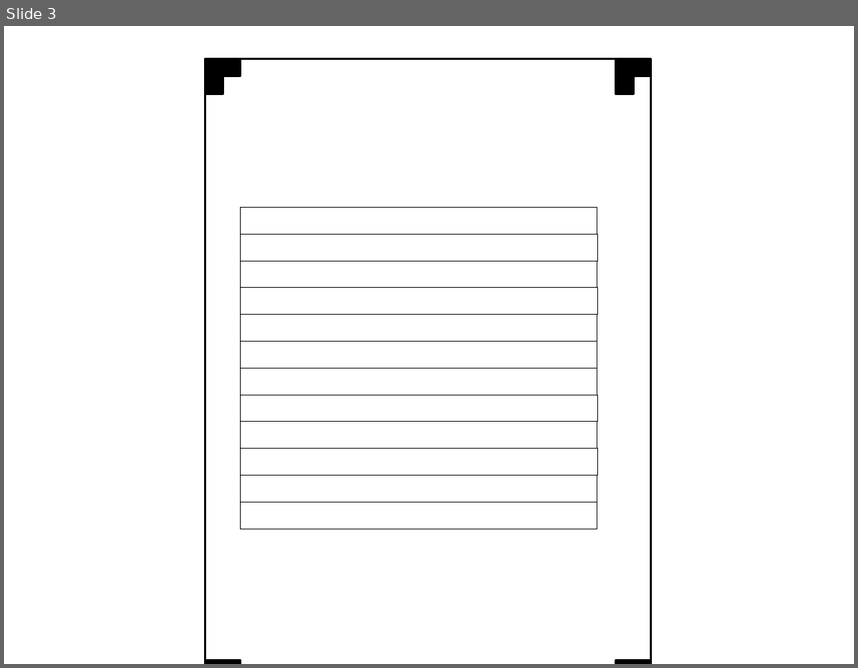
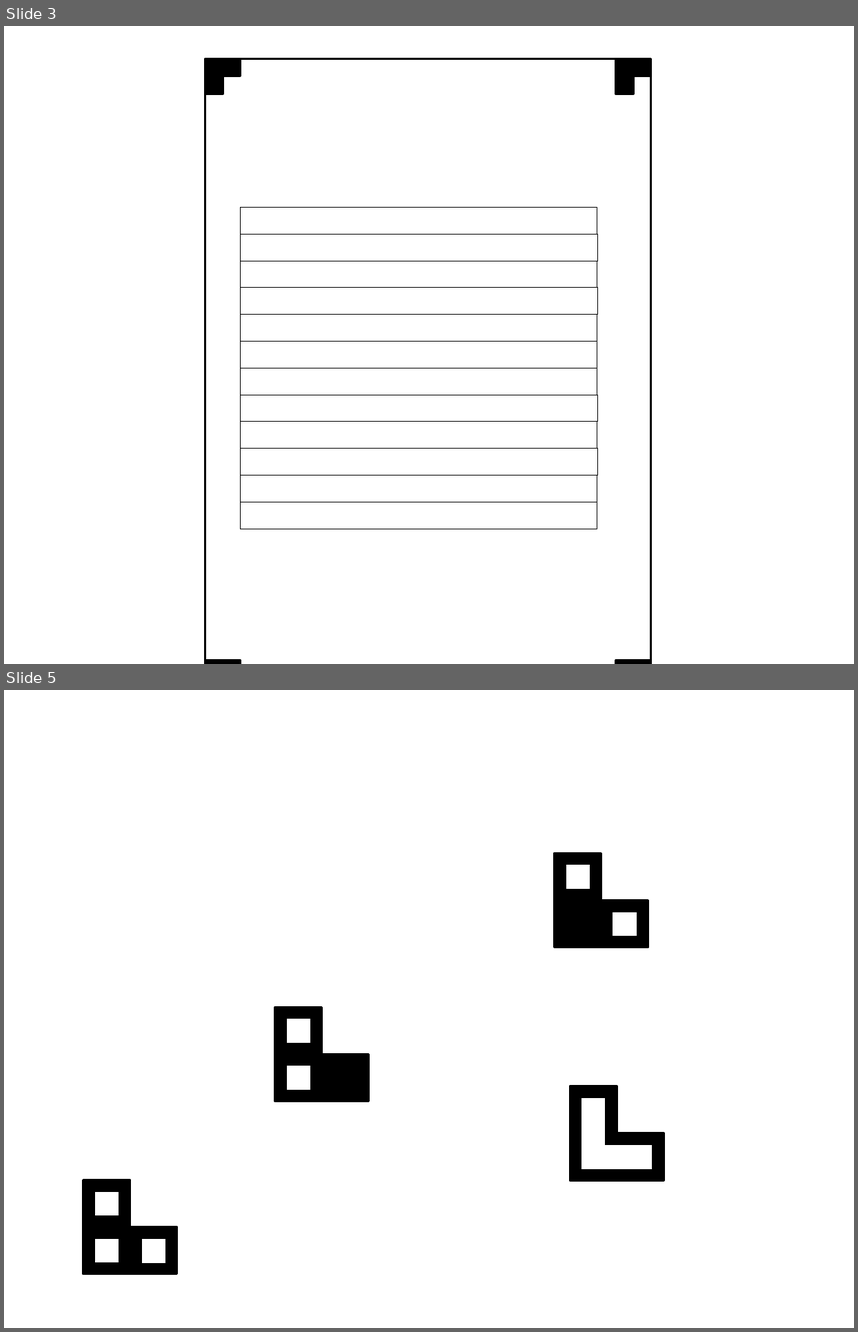
Before and after one commit to alvarogonzalezsotillo/test-evaluation, a slide deck: src/msword/models.ppt. Shown one above the other, each under a label of ours: slide 3 before the commit, slides 3 and 5 after it; the slides between them are not shown. The pictures are 858x668 and 858x1332 pixels, drawn with LibreOffice and Linux fonts; fonts in the diff are those of the drawing. Boxes give left, top, right and bottom in pixels: in the first picture for what was removed or moved away, otherwise in the second. Text is boxed around its words. In the diff, an @@ line names an element or a change of style, - is before the commit and + after.

```diff
--- a/src/msword/models.ppt
+++ b/src/msword/models.ppt
@@ slide 5 added at bbox=[4, 690, 854, 1328], background #FFFFFF @@
@@ group added at bbox=[555, 854, 648, 947]: 5 rectangles @@
@@ group added at bbox=[275, 1007, 369, 1101]: 5 rectangles @@
@@ group added at bbox=[570, 1086, 664, 1180]: 8 rectangles @@
@@ group added at bbox=[83, 1180, 176, 1273]: 6 rectangles @@
```
Also in this commit, not shown: 2 other slides added, 1 slide removed, 19 other files.
